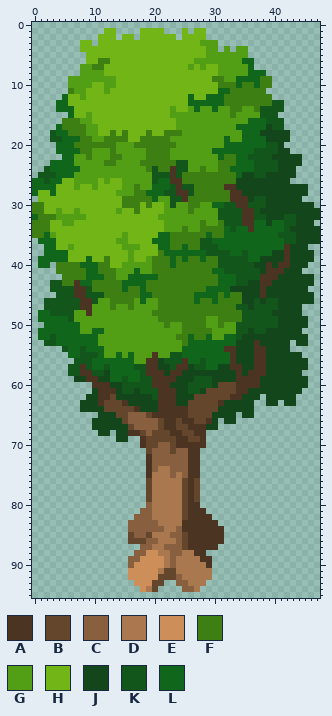
File history of a sprite sheet, src/client/public/tree.png. This is how it looked before the edit.
The file is 48x96 pixels. Pixels under 10% opacity are left out.
Palette (. is transparent): A #4b3421  B #64462d  C #88603f  D #aa784f  E #ce8e59  F #3d7f13  G #529e14  H #72b516  J #13461a  K #12561c  L #10671c
Now the later version:
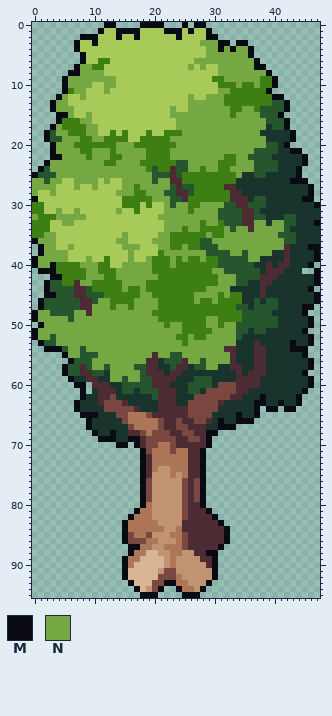
Colours new in this view: M #090a14  N #75a743
The commit says: tree colors and outline
From old to new:
colour A: #4b3421 -> #4d2b32
colour B: #64462d -> #7a4841
colour C: #88603f -> #ad7757
colour D: #aa784f -> #c09473
colour E: #ce8e59 -> #d7b594
colour H: #72b516 -> #a8ca58
colour J: #13461a -> #19332d
colour K: #12561c -> #25562e
Changed rows in their new state; - is a pixel that keeps its letter.
first column x 0:
 0 ------------MM----MMMM---M-MM-------------------
 1 -----------M--MMMM----MMM-M--M------------------
 2 --------MMM---M--M------M----MM-----------------
 3 -------M--M-----------------NNNMM-MM------------
 4 -------M---------------------NNMNMNNM-----------
 5 --------M--------------------NNNNNNNM-----------
 6 --------M------------------NNNNNNNNNNM----------
 7 -------MNN----------------N-N--NNNNNNMM---------
 8 ------MMNNNN-------------------NNNNNNNNM--------
 9 -----MNNNNNNNN------------------NNNNNN--M-------
10 -----MNNNN--NN--------------------N--N--M-------
11 -----M-NN---N------------------NN------M--------
12 ----MN--N-----------------N--NNN--------MM------
13 ---MNN--------------------NNNNNN----------M-----
14 ---MNNN----------------N--NNNNNNN--NN-----M-----
15 ----MMN--N-------------NNNNNNNNNN-NNNN---M------
16 ----M---NN--------------NNNNNNNNNNNNNNN---M-----
17 ---MN----NN-------------NNNNNNNNNNNNNNN---M-----
18 --M-NN---NN--------------NNNNNNNNNNNNN-----M----
19 --M--NNN--NN-----------NNNNNNNNNNNNNNNN----M----
20 ---MNNN-------NNN-------NNNNNNNNNNNNNNN---M-----
21 ---MNNNN--NNN-NNNNN----NNNNNNNNNNNNNN------MM---
22 ---MMNNNN-NNN--NNNN----NNNNNNNNN--NN---------M--
23 --MNNNNNNNNN--NNNN--------NNNNN---NNN--------M--
24 -M-NNNNNNNNNNNNNNNN-------NN-NN--NNNN-------M---
25 M---NNNNNNNNNNNNNNNN--------------N---------M---
26 NN-NN--NNNN-N--NNNNN-NN--------------------MMM--
27 NNNN---N--N----NN-NNNNN-----------------------M-
28 N--N----------NNN--NNN------------------------M-
29 M-------------------NNN----------------------MM-
30 ----------------------N-NN--NNNN---------------M
31 ----N--N------N-------NNNN-NNNN-----------------
32 N---NNNNN------------NNNNNNNNNN-----------------
33 -----NN---------------NNNNNN-NN------NN-NN-----M
34 ----------------------NNN-NN----N-NN-NNNNN------
35 --NN-----------N-----NN------N--NNNNNNNNN-------
36 MNNN----------NN----NNN-------NNNNNNNNNNNN------
37 -MNN--N--------NNN---NN--N-----NNNNNNNNNNN----MM
38 -MNNNN----------N-----NNNNNNN----NN-NNNN-------M
39 MNNNNN---N------N--N---N-N--N-------NN---------M
40 MNNM----NNN----NNNNN---N----------------------M-
41 -MMM-----NN---NNNNNN----------NN---------------M
42 ---MM----NNN--NNNNNNN----------NNN-------------M
43 --M-----NN-----NNNN------------NNN-------------M
44 --M------------N--N----------NNNN-------------M-
45 --MM--------------NN-------NNNN-N--------------M
46 -M---------NN----NNNN------N--N----------------M
47 -M--------NNN-NN-NNNN------------------------MM-
48 MNN----NN-NNNNNNNNNN-------------------------M--
49 MNNNNN-NNNNNNNNNNNNNN--------NN---------------M-
50 -MNNNNNNNNNNNNNNNNNNNN-NN----NN-NN------------M-
51 MNNNNNNNNNNNNNNNNNNNNNNNN-----NNNN-----------M--
52 MNN-NNNNNNNNNNNNNNNNNNNN--N--NNNNN------------M-
53 -M--NNNNNNNNNNNNNNNNNNNNN-NNNNNNNN---------M--M-
54 --MMM-NN-NNNNNNNNNNNNNNNNNNNNNNN-----------MMM--
55 -----MNN---NNNNNNNNN-NN--NNNNNNNN------------M--
56 ------M---NNNNNNNNN-------NN-NNNN-------------M-
57 -----M----NN-NNNN------------NN---------------M-
58 -----M-------NNNNN---------------------------M--
59 ------M------NN-NN----------------------------M-
60 -------MM-------------------------------------M-
61 --------M------------------------------------M--
62 --------M-----------------------------M-----M---
63 -------M-----------------------------MM--M--M---
64 -------M-----------------------------M-MM-MM----
65 --------MMM-----------------------M--M----------
66 ---------M---------------------M--MMM-----------
67 ---------M---------------------MMM--------------
68 ----------M--M---------------MM-----------------
69 -----------MMM--MM-----------M------------------
70 --------------MM-M-----------M------------------
71 ------------------M---------M-------------------
72 ------------------M---------M-------------------
73 ------------------M---------M-------------------
74 ------------------M---------M-------------------
75 ------------------M---------M-------------------
76 ------------------M---------M-------------------
77 ------------------M---------M-------------------
78 ------------------M---------M-------------------
79 ------------------M---------M-------------------
80 ------------------M---------M-------------------
81 -----------------M-----------M------------------
82 ----------------M-------------M-----------------
83 ---------------M---------------M----------------
84 ---------------M----------------M---------------
85 ---------------M----------------M---------------
86 ---------------M----------------M---------------
87 ----------------MM-------------M----------------
88 ----------------M------------MM-----------------
89 ---------------M--------------M-----------------
90 ---------------M--------------M-----------------
91 ---------------M--------------M-----------------
92 ---------------M--------------M-----------------
93 ----------------M-----MM-----M------------------
94 -----------------M---M--M---M-------------------
95 ------------------MMM----MMM--------------------
Where, in picture pixels (left, top, right, bottom), the same in both pictures:
changed: (32, 22, 320, 598)
